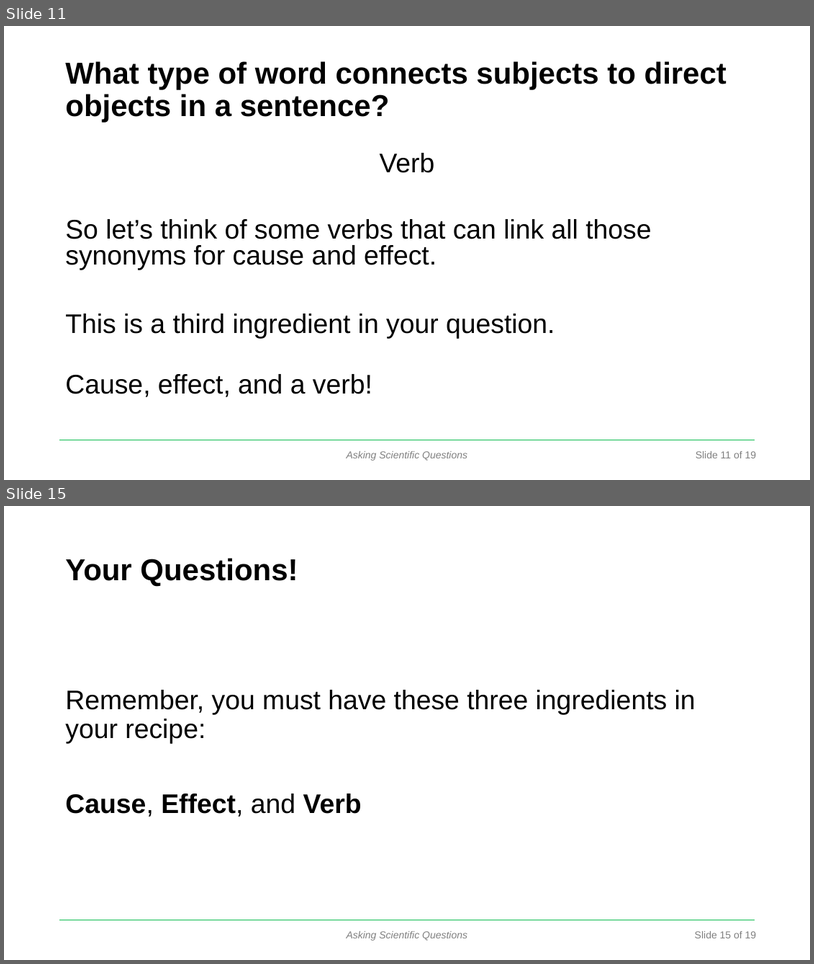
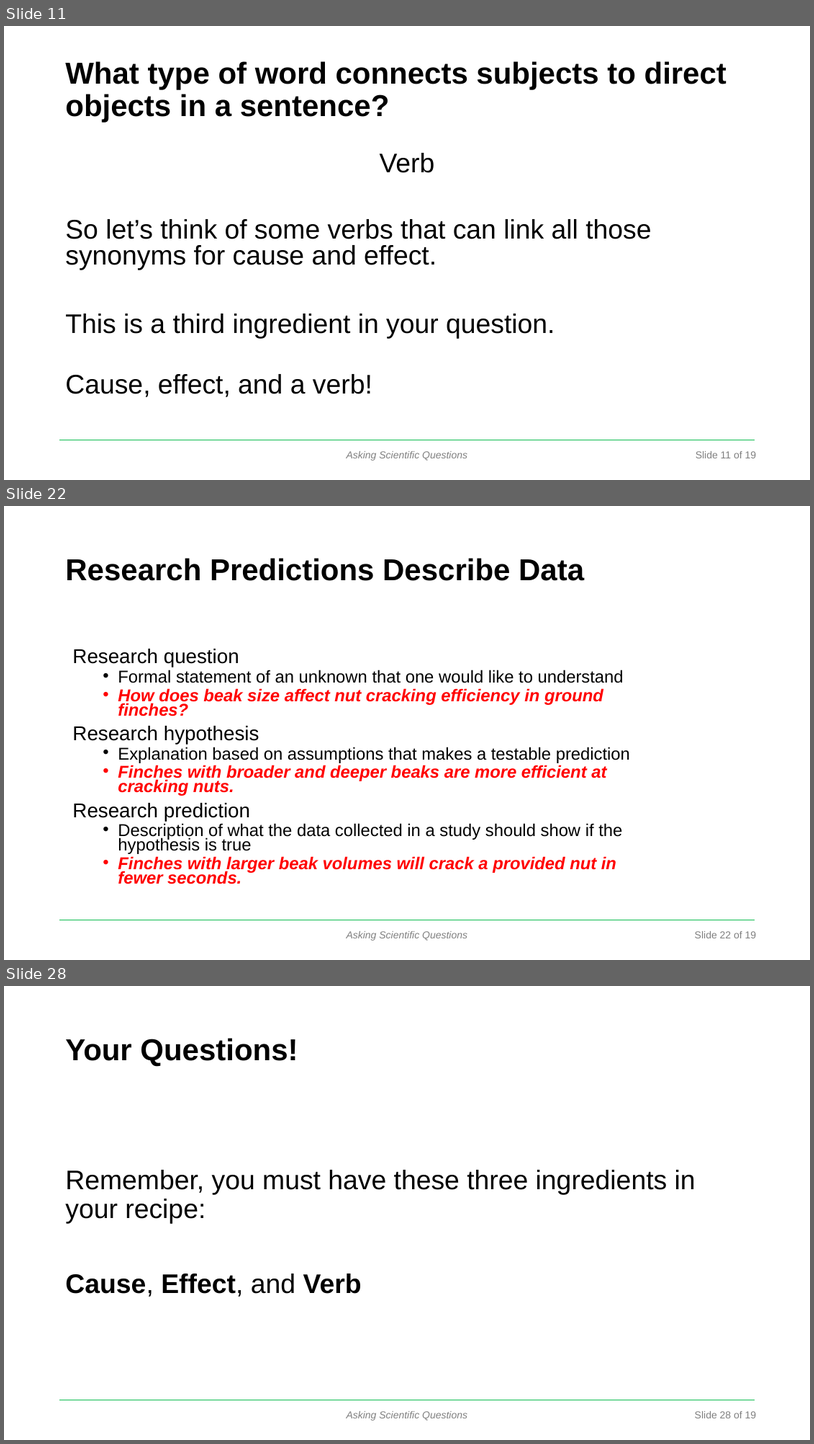
Before and after one commit to DataInvestigations/class_materials, a slide deck: lectures/le2_ask a question lecture/AskingQuestions-ppt-act.pptx. Shown one above the other, each under a label of ours: slides 11 and 15 before the commit, slides 11, 22 and 28 after it; the slides between them are not shown. The pictures are 814x964 and 814x1444 pixels, drawn with LibreOffice and Linux fonts; fonts in the diff are those of the drawing; background and template pictures are left out. Boxes give left, top, right and bottom in pixels: in the first picture for what was removed or moved away, otherwise in the second. Text is boxed around its words. In the diff, an @@ line names an element or a change of style, - is before the commit and + after.

```diff
--- a/lectures/le2_ask a question lecture/AskingQuestions-ppt-act.pptx
+++ b/lectures/le2_ask a question lecture/AskingQuestions-ppt-act.pptx
@@ slide 22 added at (4,506,810,960), background #FFFFFF; not listed: 3 template elements that a slide beside it also shows @@
@@ title added at (65,558,584,581), 36 pt, text #000000, bold @@
+Research Predictions Describe Data
@@ text added at (72,649,630,884), 20.4 pt, text #000000 @@
+Research question
+  • Formal statement of an unknown that one would like to understand
+  • How does beak size affect nut cracking efficiency in ground finches?
+Research hypothesis
+  • Explanation based on assumptions that makes a testable prediction
+  • Finches with broader and deeper beaks are more efficient at cracking nuts.
+Research prediction
+  • Description of what the data collected in a study should show if the hypothesis is true
+  • Finches with larger beak volumes will crack a provided nut in fewer seconds.
@@ what was slide 15 is now slide 28 @@
@@ text at (695,1411,757,1418): text changed @@
-Slide 15 of 19
+Slide 28 of 19
```
Also in this commit, not shown: 1 slide changed, 12 other slides added, 39 other files.
